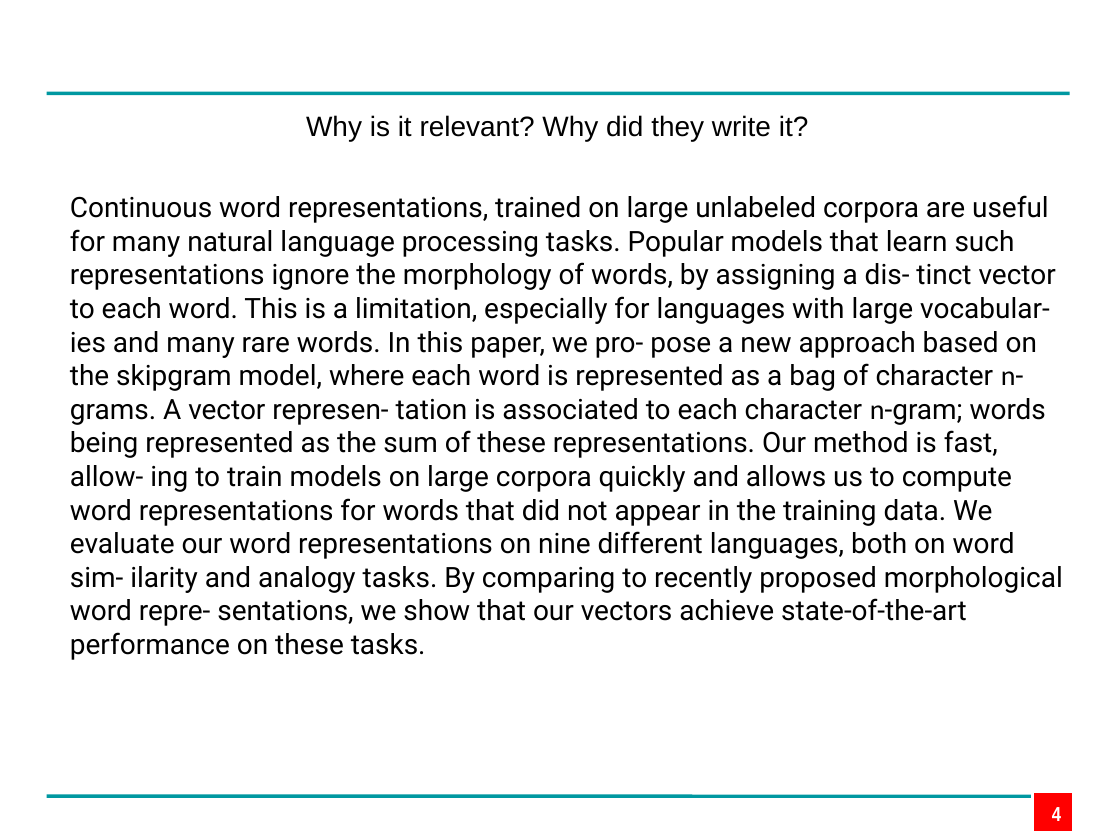
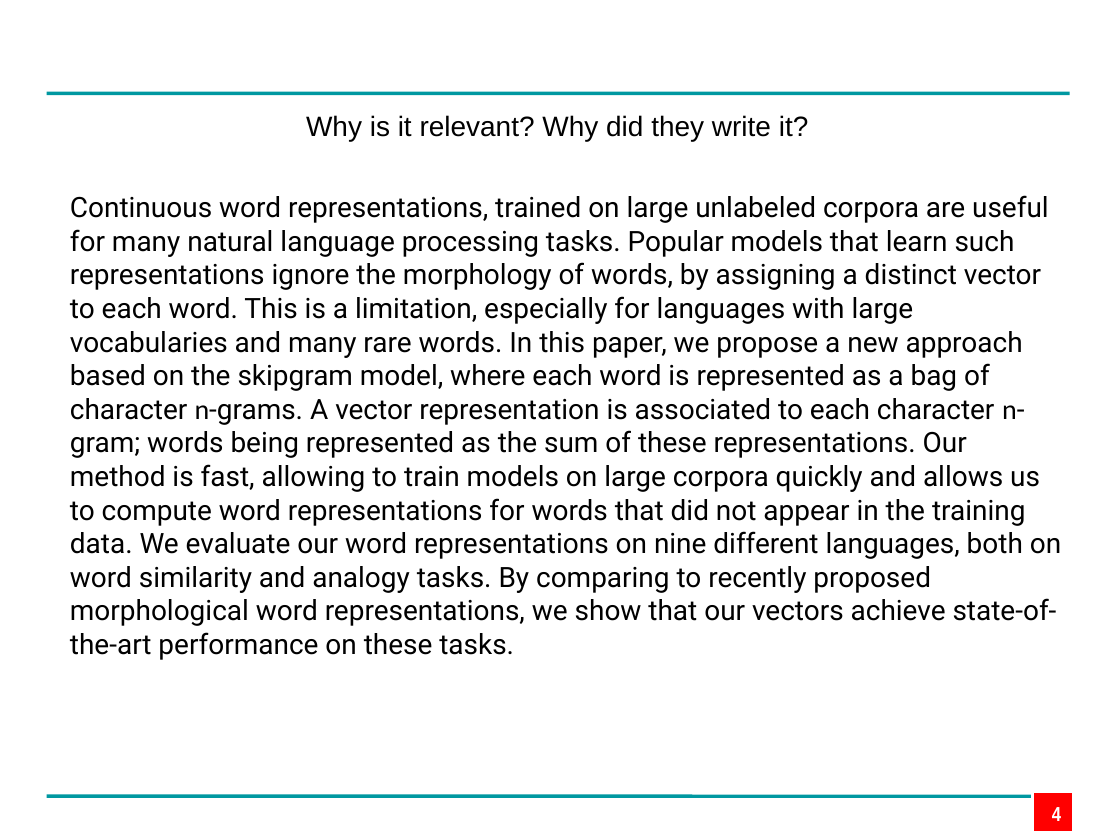
Before and after one commit to edpape007/NLP, a slide deck: slide 4 of Presentation_Subword.pptx. Drawn at 1120x840 pixels with LibreOffice and Linux fonts; fonts in the diff are those of the drawing; background and template pictures are left out. Boxes give left, top, right and bottom in pixels: in the first picture for what was removed or moved away, otherwise in the second. Text is boxed around its words. In the diff, an @@ line names an element or a change of style, - is before the commit and + after.

Commit message:
Minor Updates to Presentation

```diff
--- a/Presentation_Subword.pptx
+++ b/Presentation_Subword.pptx
@@ text at bbox=[70, 195, 1061, 626]: text changed @@
-Continuous word representations, trained on large unlabeled corpora are useful for many natural language processing tasks. Popular models that learn such representations ignore the morphology of words, by assigning a dis- tinct vector to each word. This is a limitation, especially for languages with large vocabular- ies and many rare words. In this paper, we pro- pose a new approach based on the skipgram model, where each word is represented as a bag of character n-grams. A vector represen- tation is associated to each character n-gram; words being represented as the sum of these representations. Our method is fast, allow- ing to train models on large corpora quickly and allows us to compute word representations for words that did not appear in the training data. We evaluate our word representations on nine different languages, both on word sim- ilarity and analogy tasks. By comparing to recently proposed morphological word repre- sentations, we show that our vectors achieve state-of-the-art performance on these tasks.
+Continuous word representations, trained on large unlabeled corpora are useful for many natural language processing tasks. Popular models that learn such representations ignore the morphology of words, by assigning a distinct vector to each word. This is a limitation, especially for languages with large vocabularies and many rare words. In this paper, we propose a new approach based on the skipgram model, where each word is represented as a bag of character n-grams. A vector representation is associated to each character n-gram; words being represented as the sum of these representations. Our method is fast, allowing to train models on large corpora quickly and allows us to compute word representations for words that did not appear in the training data. We evaluate our word representations on nine different languages, both on word similarity and analogy tasks. By comparing to recently proposed morphological word representations, we show that our vectors achieve state-of-the-art performance on these tasks.
```
Also in this commit, not shown: 2 other slides changed, 1 other file.
